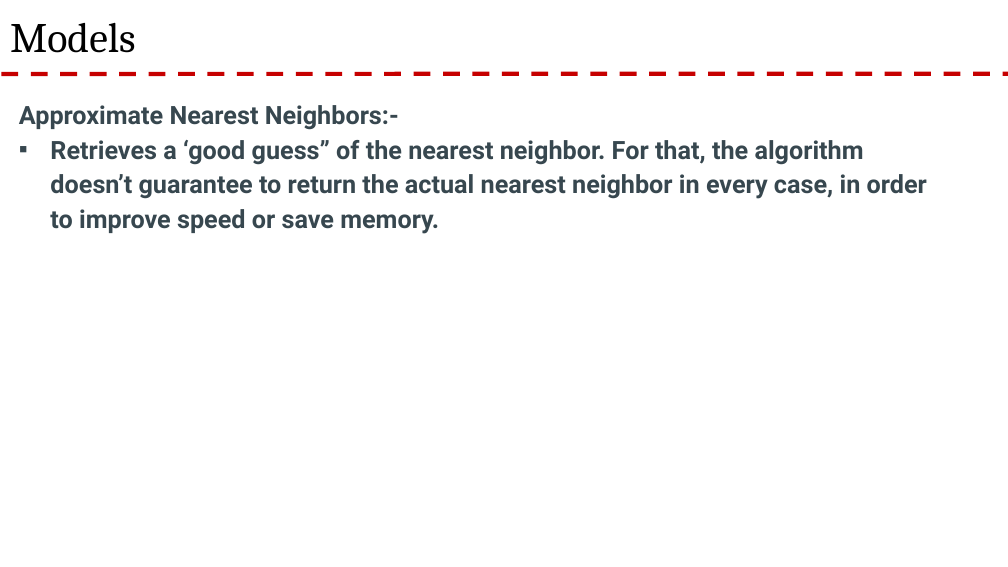
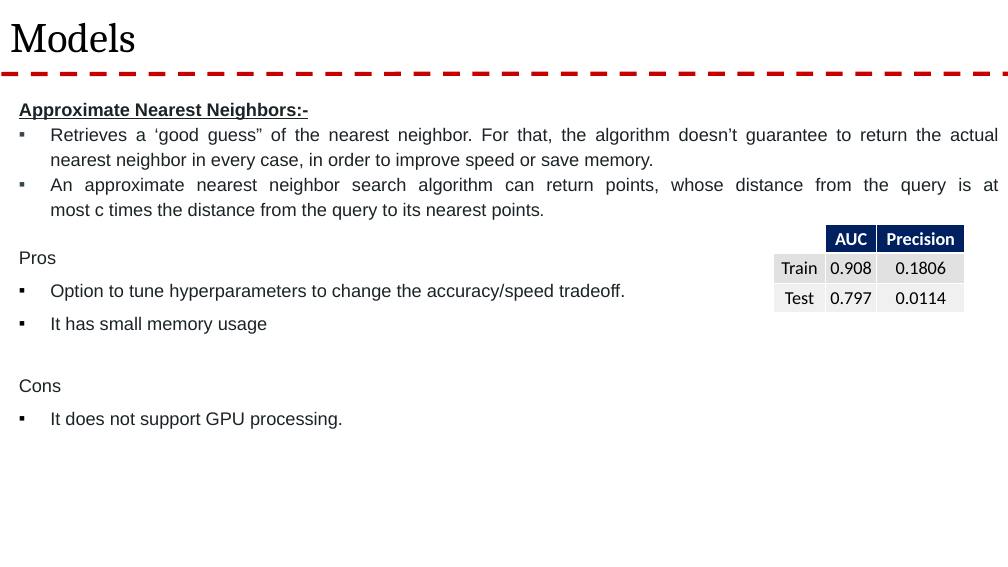
Before and after one commit to rnair7163/Restaurant-Recommendation-System-using-Yelp-Dataset, a slide deck: slide 16 of PPT/Yelp Presentation.pptx. Drawn at 1008x567 pixels with LibreOffice and Linux fonts; fonts in the diff are those of the drawing; background and template pictures are left out. Boxes give left, top, right and bottom in pixels: in the first picture for what was removed or moved away, otherwise in the second. Text is boxed around its words. In the diff, an @@ line names an element or a change of style, - is before the commit and + after.

```diff
--- a/PPT/Yelp Presentation.pptx
+++ b/PPT/Yelp Presentation.pptx
@@ text at box(19, 102, 998, 170): size 18 to 13 pt, font Roboto to Arial, text colour #37474F to #1C2428 in "Approximate Nearest Neighbors:-", "Retrieves a ‘good guess” of the nearest ..."; underline on in "Approximate Nearest Neighbors:-"; bold off in "Retrieves a ‘good guess” of the nearest ..."; alignment left to justified @@
@@ text at box(50, 177, 998, 220): paragraph added @@
+▪ An approximate nearest neighbor search algorithm can return points, whose distance from the query is at most c times the distance from the query to its nearest points.
@@ rectangle added at box(9, 231, 743, 336), outline #FFFFFF 0.75 pt dashed, 13 pt, text #1C2428 @@
+Pros
+▪ Option to tune hyperparameters to change the accuracy/speed tradeoff.
+▪ It has small memory usage
@@ table added at box(774, 224, 965, 312), 3 rows, 3 columns @@
+ | AUC | Precision
+Train | 0.908 | 0.1806
+Test | 0.797 | 0.0114
@@ rectangle added at box(9, 359, 743, 431), outline #FFFFFF 0.75 pt dashed, 13 pt, text #1C2428 @@
+Cons
+  ▪ It does not support GPU processing.
```
Also in this commit, not shown: 5 slides added, 3 slides removed.
